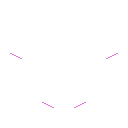
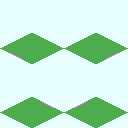
Layers edited between the first and the second 128x128 image:
added layer "Base_Plate_1x1.png" over [0, 0, 128, 128]
